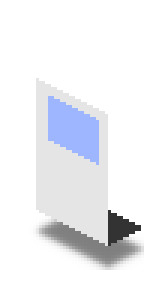
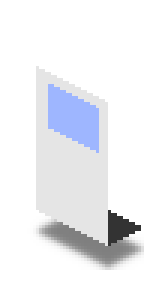
Revision of a layered 144 × 288 image; what changed, layer by layer:
painted on "Roof" over [39, 69, 108, 114]
painted on "Glass" over [48, 84, 99, 165]
painted on "Side" over [36, 66, 108, 165]
